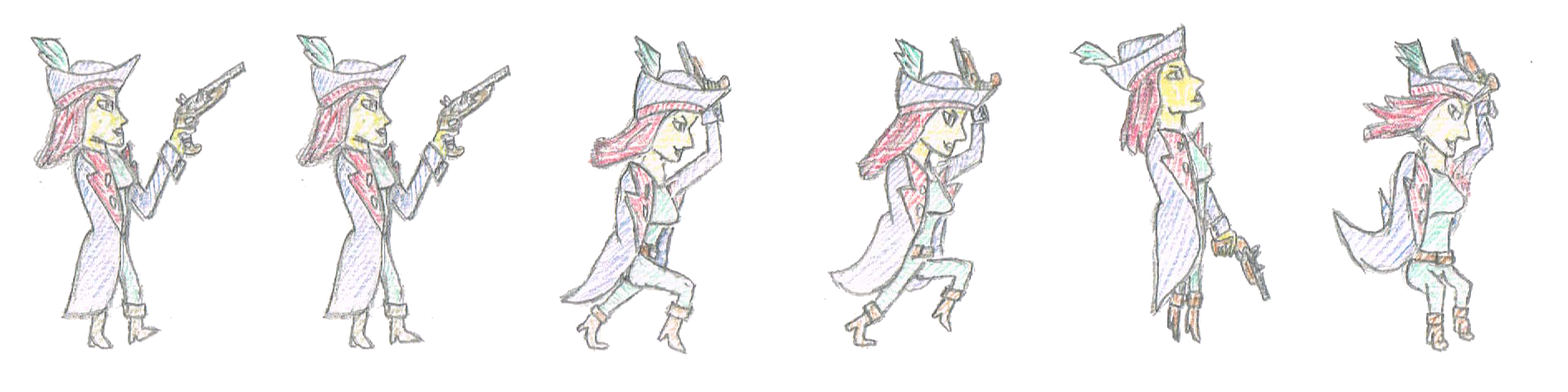
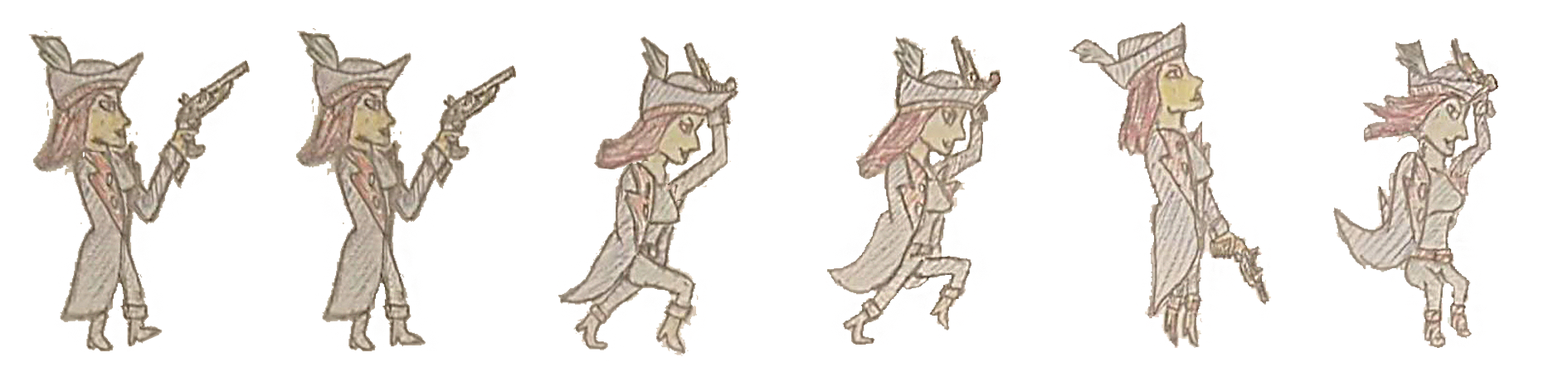
Layered file, before and after one edit (1568 × 392). Changes by layer:
renamed "Layer 4" to "Layer 9", moved it above "Layer 5", painted on it over [28, 22, 1502, 356]
removed layer "Layer 3" over [823, 34, 1004, 354]
removed layer "Layer 2" over [558, 32, 732, 355]
removed layer "Layer 1 copy" over [28, 30, 307, 354]
removed layer "Layer 1" over [293, 28, 568, 354]
hid "Layer 5", painted on it over [28, 22, 1534, 356]
